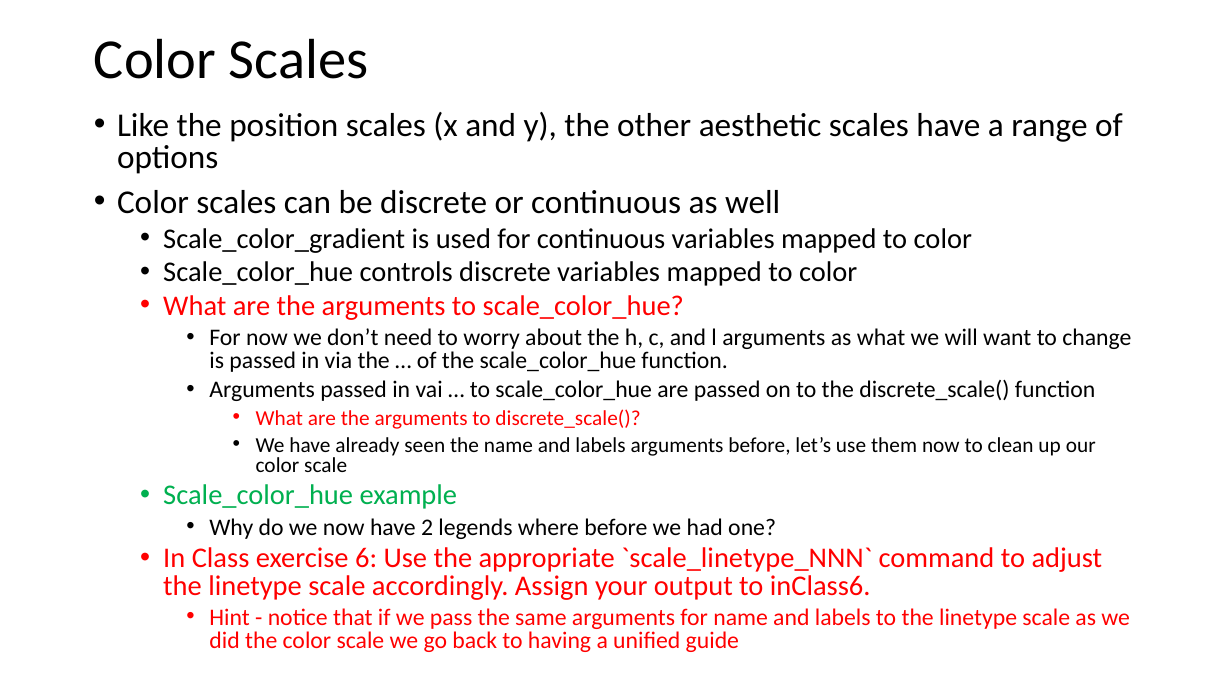
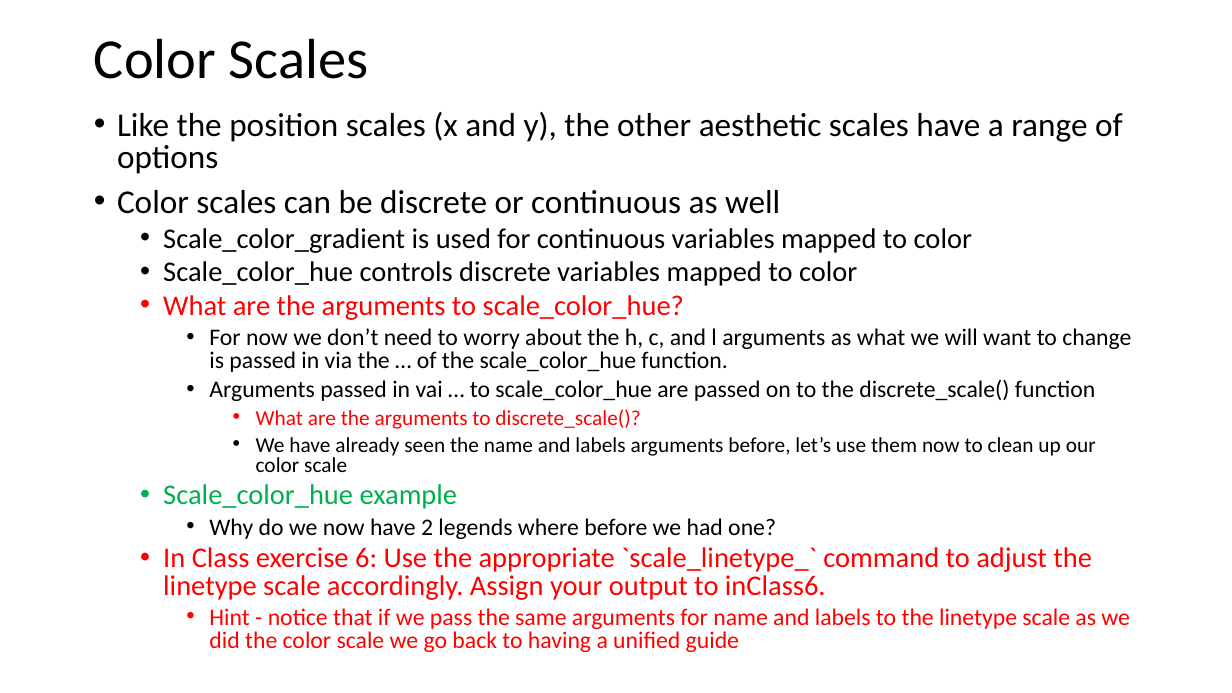
Before and after one commit to wampeh1/Ecog314_Spring2017, a slide deck: slide 23 of lecture7/GGPlot2_lecture.pptx (slide 19 before the commit). Drawn at 1232x693 pixels with LibreOffice and Linux fonts; fonts in the diff are those of the drawing. Boxes give left, top, right and bottom in pixels: in the first picture for what was removed or moved away, otherwise in the second. Text is boxed around its words. In the diff, an @@ line names an element or a change of style, - is before the commit and + after.

```diff
--- a/lecture7/GGPlot2_lecture.pptx
+++ b/lecture7/GGPlot2_lecture.pptx
@@ text at (163, 547, 1092, 600): text changed @@
-  • In Class exercise 6: Use the appropriate `scale_linetype_NNN` command to adjust the linetype scale accordingly. Assign your output to inClass6.
+  • In Class exercise 6: Use the appropriate `scale_linetype_` command to adjust the linetype scale accordingly. Assign your output to inClass6.
```
Also in this commit, not shown: 6 other slides changed, 4 slides added.
